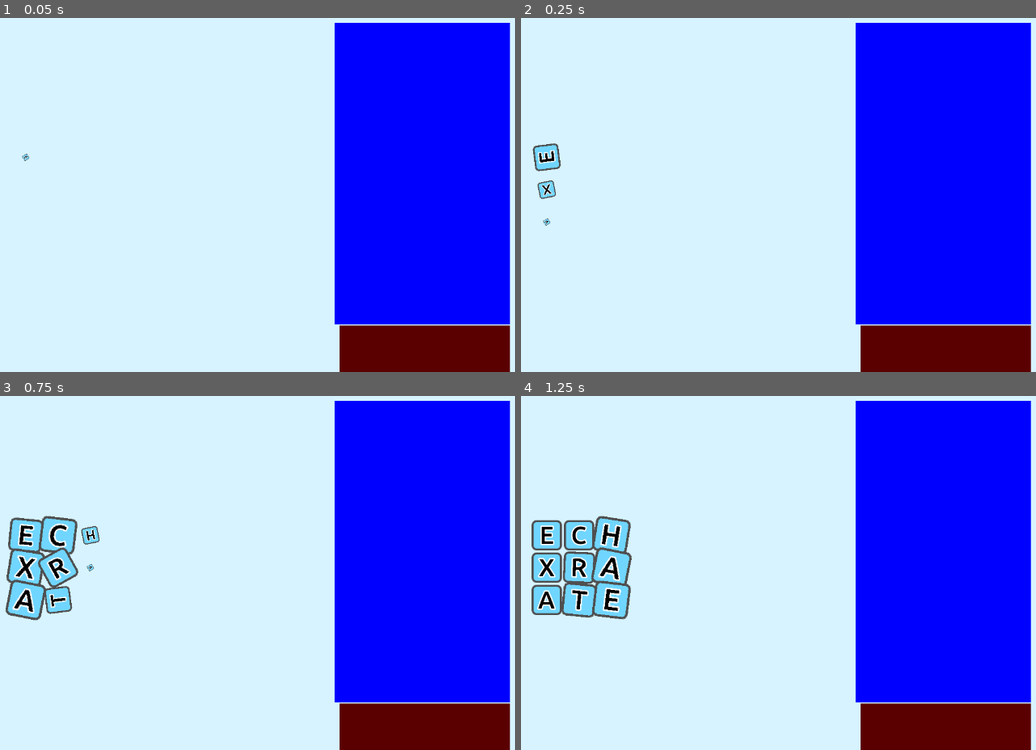
Above: before the commit, frames 1-4 (two rows, left to right).
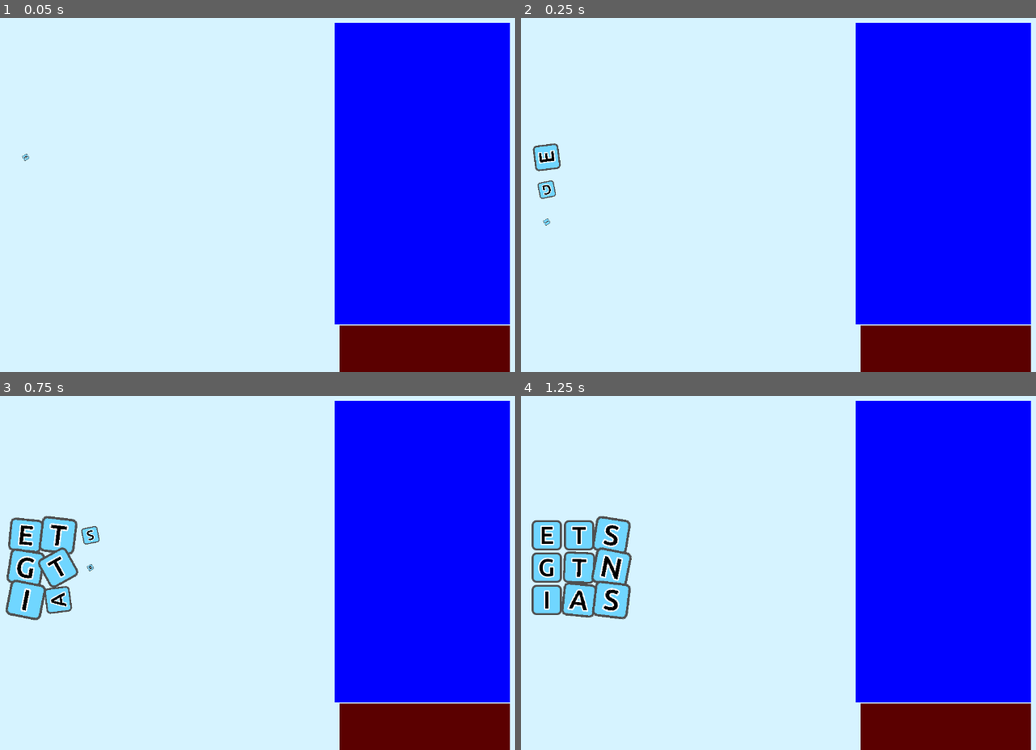
Above: after the commit, the same moments.

Repository: daoudclarke/word-search-extreme
Game: Godot game, scene res://word_search.tscn
Same seed, same stepped clock (60 frames per second), same inputs: the game is played once before the commit and once after it.
Inputs:
- Up to frame 1 (0.05 s): no input
- Up to frame 2 (0.25 s): no input
- Up to frame 3 (0.75 s): tap Enter at 0.5 s; tap Backspace at 0.6 s
- Up to frame 4 (1.25 s): no input

Frame 1 is identical in both runs. In frame 2, less than 0.1% of the frame differs, in the area x 3-7%, y 46-59%; in frame 3, 0.9%; in frame 4, 1.3%, in the area x 3-20%, y 35-62%.

Commit message:
WIP update the whole board

Diff:
--- a/word_search.gd
+++ b/word_search.gd
@@ -14,6 +14,7 @@
 
 var dictionary: Dictionary = {}
 var letter_sequences = []
+var start_words = []
 var big_words = []
 
 
@@ -24,23 +25,11 @@
 		var line = file.get_line()
 		dictionary[line] = null
 		if len(line) == 9:
+			start_words.append(line)
+		if len(line) >= 7 and len(line) <= 10:
 			big_words.append(line)
 
-	var start_word = big_words[randi_range(0, len(big_words) - 1)]
-	print("Start word: ", start_word)
-
-	var letter_index = {"": []}
-	for j in range((SIZE.x - 1) / 2 - 1, (SIZE.x - 1) / 2 + 2):
-		for k in range((SIZE.y - 1) / 2 - 1, (SIZE.y - 1) / 2 + 2):
-			letter_index[""].append(Vector2i(j, k))
-
-	var sequences = get_letter_sequences(start_word, letter_index, 1)
-	sequences.shuffle()
-
-	var i = 0
-	for location in sequences[0]:
-		cell_letters[location] = start_word[i]
-		i += 1
+	initialise_board()
 
 	var delay = 0.0
 	var count = 0
@@ -51,19 +40,47 @@
 			count += 1
 
 
-	#for key in cells:
-		#var i = key.x
-		#var j = key.y
-		#var letter: Letter = cells[key]
-		#for rel_x in [-1, 0, 1]:
-			#for rel_y in [-1, 0, 1]:
-				#if rel_x == 0 and rel_y == 0:
-					#continue
-				#var x = i + rel_x
-				#var y = j + rel_y
-				#var new_key = Vector2i(x, y)
-				#if new_key in cells:
-					#letter.add_neighbour(cells[new_key])
+func initialise_board():
+	var start_word = start_words[randi_range(0, len(start_words) - 1)]
+	print("Start word: ", start_word)
+
+	var letter_index = {"": []}
+	for j in range((SIZE.x - 1) / 2 - 1, (SIZE.x - 1) / 2 + 2):
+		for k in range((SIZE.y - 1) / 2 - 1, (SIZE.y - 1) / 2 + 2):
+			letter_index[""].append(Vector2i(j, k))
+
+	var sequences = get_letter_sequences(start_word, letter_index, 1)
+
+	letter_index[""] = []
+	update_board_with_word(start_word, sequences[0], letter_index)
+
+	for location in sequences[0]:
+		var neighbours = get_neighbours(location)
+		for neighbour in neighbours:
+			if neighbour not in letter_index[""]:
+				letter_index[""].append(neighbour)
+
+	for j in range(10):
+		var word = big_words[randi_range(0, len(big_words) - 1)]
+		sequences = get_letter_sequences(word, letter_index, 1)
+		if len(sequences) > 0:
+			update_board_with_word(word, sequences[0], letter_index)
+
+
+func update_board_with_word(word: String, sequence: Array, letter_index: Dictionary):
+	print("Updating board with word: ", word)
+	print("Board before ", cell_letters)
+	var i = 0
+	for location in sequence:
+		cell_letters[location] = word[i]
+		if word[i] not in letter_index:
+			letter_index[word[i]] = [location]
+		else:
+			letter_index[word[i]].append(location)
+		i += 1
+	print("Board after ", cell_letters)
+
+
 
 const WILDCARD_LOCATIONS = {
 	Vector2i(1, 1): null, Vector2i(1, 5): null, Vector2i(1, 9): null,
@@ -199,47 +216,15 @@
 			while indexes[-1] >= len(word_letters[len(indexes) - 1]):
 				indexes.pop_back()
 				if len(indexes) == 0:
-					print("Found sequences while popping", sequences)
+					#print("Found sequences while popping", sequences)
 					return sequences
 
 				indexes[-1] += 1
 		else:
 			indexes.append(0)
 
-	print("Found sequences", sequences)
+	#print("Found sequences", sequences)
 	return sequences
-
-#func get_letter_sequences_old(word: String, letter_index: Dictionary) -> Array:
-	#var word_letters
-	#if word[0] in letter_index:
-		#word_letters = letter_index[word[0]] + letter_index[""]
-	#else:
-		#word_letters = letter_index[""]
-#
-	#var sequences = []
-	#for letter in word_letters:
-		#sequences.append([letter])
-	#
-	#print("Letter sequences", sequences)
-	#for c in word.substr(1):
-		#var new_letter_sequences = []
-		#for letter_sequence in sequences:
-			#var current: Letter = letter_sequence[-1]
-			#var valid_neighbours = []
-			#for neighbour in get_neighbours(current.location, cell_index):
-				#if neighbour.letter == c or neighbour.letter == "":
-					#var dup = false
-					#for letter in letter_sequence:
-						#if letter == neighbour:
-							#dup = true
-					##var dup = neighbour in letter_sequence
-					#if not dup:
-						#var new_letter_sequence = letter_sequence.duplicate()
-						#new_letter_sequence.append(neighbour)
-						#new_letter_sequences.append(new_letter_sequence)
-		#sequences = new_letter_sequences
-	#return sequences
-
 
 
 func update_with_word(word: String, letter_sequences: Array):
